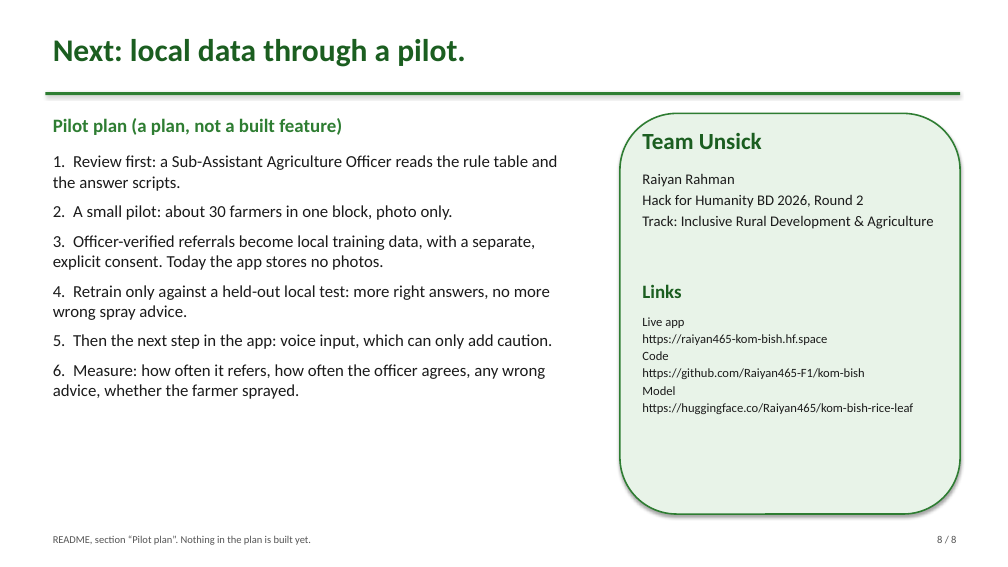
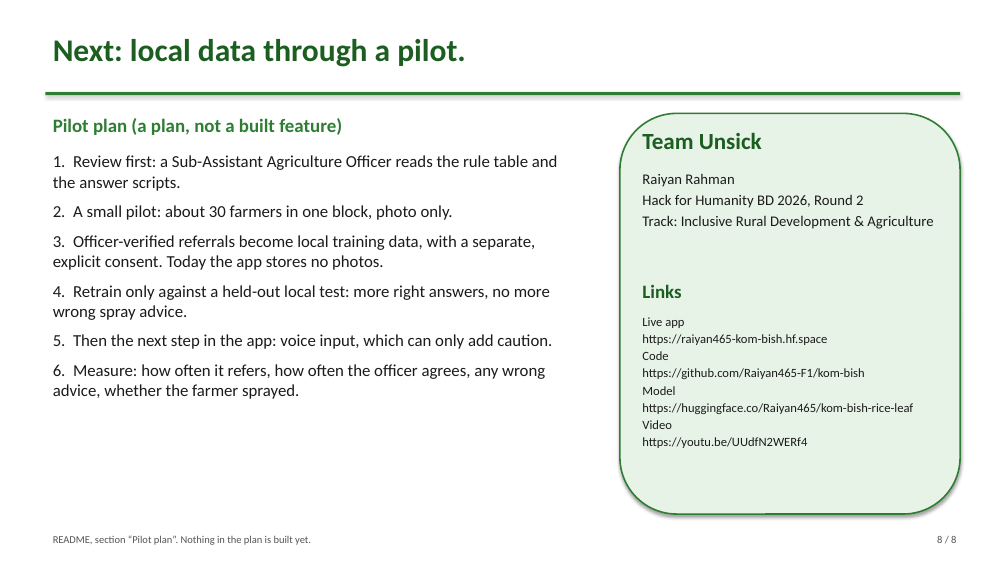
Before and after one commit to Raiyan465-F1/kom-bish, a slide deck: slide 8 of deck/Kom_Bish_deck.pptx. Drawn at 1008x567 pixels with LibreOffice and Linux fonts; fonts in the diff are those of the drawing. Boxes give left, top, right and bottom in pixels: in the first picture for what was removed or moved away, otherwise in the second. Text is boxed around its words. In the diff, an @@ line names an element or a change of style, - is before the commit and + after.

```diff
--- a/deck/Kom_Bish_deck.pptx
+++ b/deck/Kom_Bish_deck.pptx
@@ text at box(642, 420, 807, 448): paragraphs added @@
+Video
+https://youtu.be/UUdfN2WERf4
```
Also in this commit, not shown: 3 other slides changed, 7 other files.
